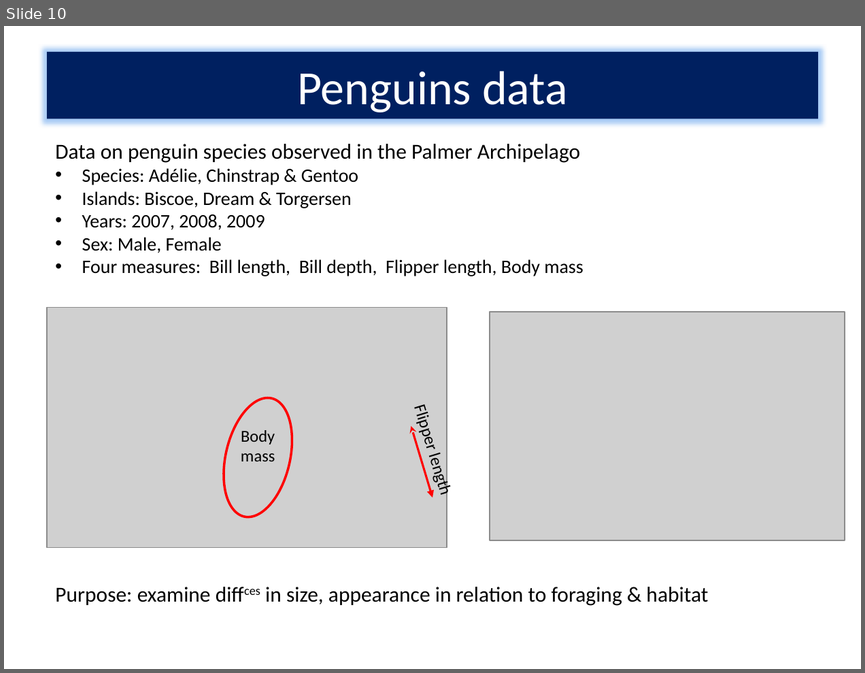
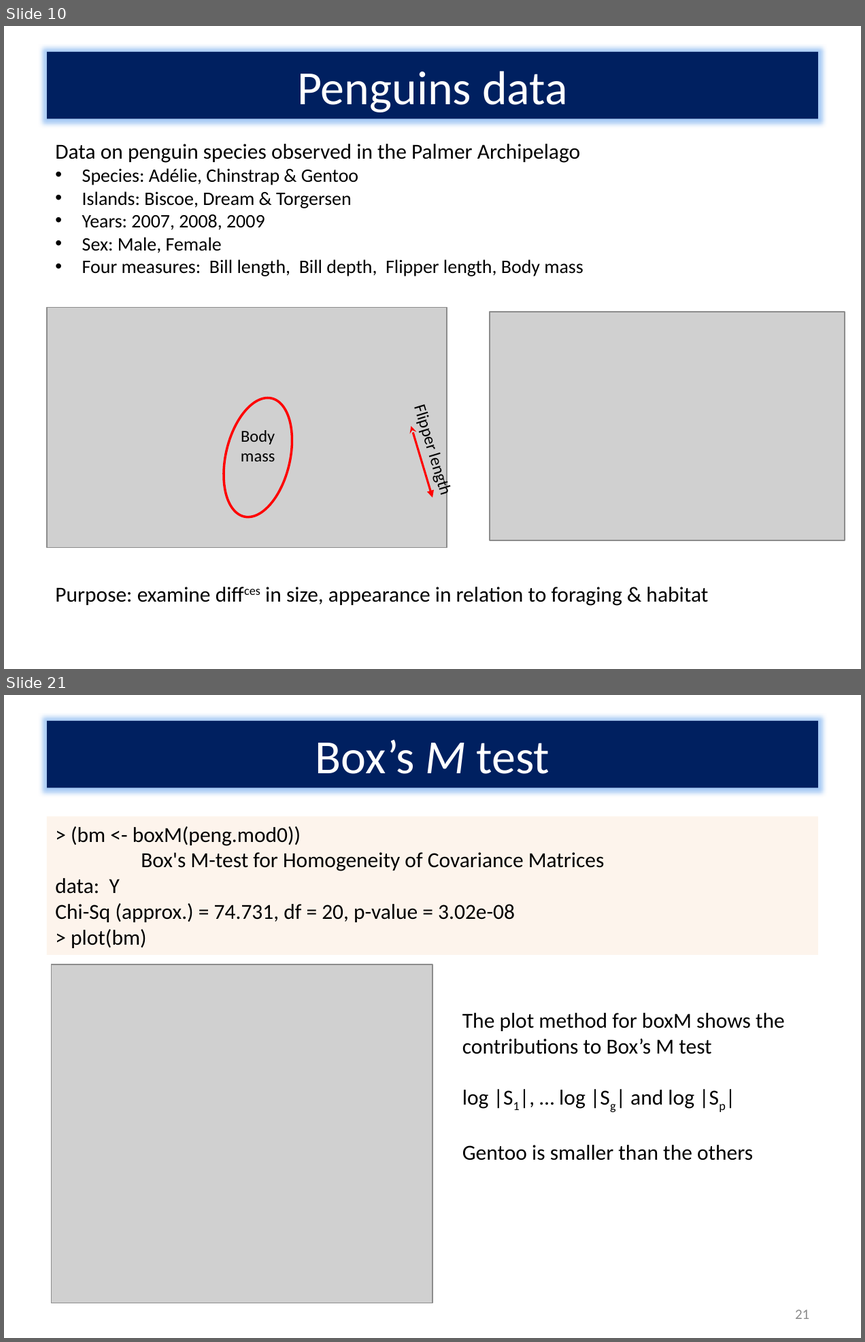
Before and after one commit to friendly/Vis-MLM-book, a slide deck: talks/VisMLM-QM-Forum.pptx. Shown one above the other, each under a label of ours: slide 10 before the commit, slides 10 and 21 after it; the slides between them are not shown. The pictures are 865x673 and 865x1342 pixels, drawn with LibreOffice and Linux fonts; fonts in the diff are those of the drawing; grey boxes stand for pictures. Boxes give left, top, right and bottom in pixels: in the first picture for what was removed or moved away, otherwise in the second. Text is boxed around its words. In the diff, an @@ line names an element or a change of style, - is before the commit and + after.

```diff
--- a/talks/VisMLM-QM-Forum.pptx
+++ b/talks/VisMLM-QM-Forum.pptx
@@ slide 21 added at [4, 695, 861, 1338], background #FFFFFF @@
@@ title added at [47, 721, 818, 787], fill #002060, 40 pt, text #FFFFFF @@
+Box’s M test
@@ rectangle added at [47, 817, 818, 955], fill #FDEADA at 50% opacity, 18 pt, text #000000 @@
+> (bm <- boxM(peng.mod0))
+Box's M-test for Homogeneity of Covariance Matrices
+data: Y
+Chi-Sq (approx.) = 74.731, df = 20, p-value = 3.02e-08
+> plot(bm)
@@ picture added at [51, 964, 432, 1302] @@
@@ text added at [462, 1013, 785, 1160], 18 pt, text #000000 @@
+The plot method for boxM shows the contributions to Box’s M test
+log |S1|, … log |Sg| and log |Sp|
+Gentoo is smaller than the others
@@ page number added at [795, 1309, 809, 1319], 12 pt, text #8C8C8C @@
+21
```
Also in this commit, not shown: 19 other slides added, 7 other files.
